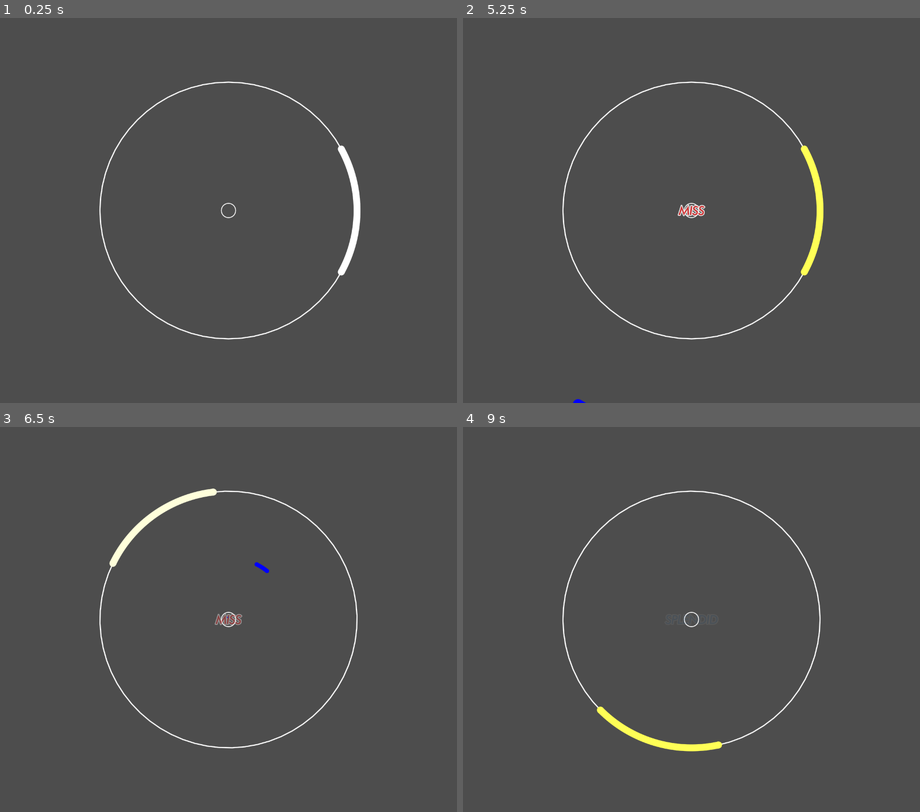
Above: before the commit, frames 1-4 (two rows, left to right).
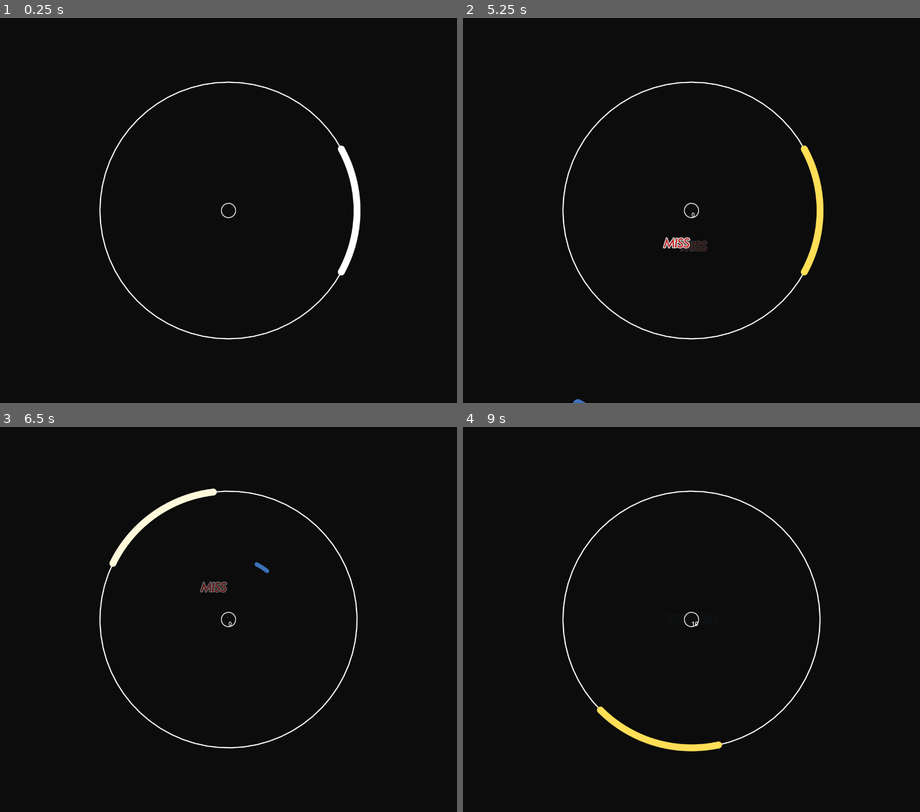
Above: after the commit, the same moments.

Repository: mougeee/marvelous-x
Game: Godot game, scene res://playing_scene.tscn
Two runs of this game, one before a commit and one after it. Both use one fixed random seed, a clock stepped at 60 frames per second and the inputs below. The project has no main scene, so this scene is started directly. Sound files missing from this copy of the repository are replaced by a short silence.
Inputs (mouse positions are in pixels of both pictures, inside the frame that each line leads up to):
- Up to frame 1 (0.25 s): no input
- Up to frame 2 (5.25 s): tap Enter at 0.5 s; move the mouse to (792, 191) at 0.52 s; hold D (RightPress) 0.53-1.28 s; tap Space (CriticalPress) every 0.75 s from 0.6 to 5.1 s; move the mouse to (600, 229) at 1.27 s; hold S (LeftPress) 1.28-2.03 s; move the mouse to (737, 125) at 2.02 s; hold D (RightPress) 2.03-3.53 s; move the mouse to (668, 287) at 2.77 s; move the mouse to (828, 268) at 3.52 s; hold S (LeftPress) from 3.53 s (still down); move the mouse to (554, 152) at 4.27 s; move the mouse to (714, 210) at 5.02 s
- Up to frame 3 (6.5 s): move the mouse to (159, 523) at 5.77 s; release S (LeftPress) at 5.78 s; hold D (RightPress) from 5.78 s (still down); tap Space (CriticalPress) at 5.85 s
- Up to frame 4 (9 s): move the mouse to (792, 600) at 6.52 s; tap Space (CriticalPress) every 0.75 s from 6.6 to 8.85 s; move the mouse to (600, 638) at 7.27 s; move the mouse to (737, 534) at 8.02 s; release D (RightPress) at 8.03 s; hold S (LeftPress) from 8.03 s (still down); move the mouse to (668, 696) at 8.77 s

The runs differ from the first frame. In frame 1, 99% of the frame differs, in the area x 0-100%, y 0-100%; in frame 2, 100%; in frame 3, 99%; in frame 4, 100%.

Commit message:
change color theme

Diff:
--- a/approach_note.gd
+++ b/approach_note.gd
@@ -1,7 +1,7 @@
 extends Node2D
 
 const Keys = preload("res://globals.gd").Keys
-const color_map = preload("res://globals.gd").color_map
+const key_info = preload("res://globals.gd").key_info
 const Judgements = preload("res://globals.gd").Judgements
 const judgement_info = preload("res://globals.gd").judgement_info
 
@@ -64,11 +64,11 @@
 			processed = true
 			for i in range(judgement_info.size() - 1):
 				if abs(dt) <= judgement_info[i][2]:
-					pressed.emit(i)
+					pressed.emit(i, rotation, key == Keys.CRITICAL)
 					break
 			queue_free()
 		elif dt > judgement_info[Judgements.MISS][2]:
-			pressed.emit(Judgements.MISS)
+			pressed.emit(Judgements.MISS, rotation, key == Keys.CRITICAL)
 			processed = true
 
 	if dt > judgement_info[Judgements.MISS][2] and radius > (get_window().size/2).length() + width * 2:
@@ -77,7 +77,7 @@
 
 
 func _draw():
-	var color = color_map[key]
+	var color = key_info[key][0]
 
 	draw_arc(
 		Vector2.ZERO, radius,
--- a/globals.gd
+++ b/globals.gd
@@ -1,8 +1,9 @@
 enum Keys {LEFT, RIGHT, CRITICAL}
-const color_map = {
-	Keys.LEFT: Color.RED,
-	Keys.RIGHT: Color.BLUE,
-	Keys.CRITICAL: Color.YELLOW
+# [Color]
+const key_info = {
+	Keys.LEFT: [Color(188/255.0, 59/255.0, 59/255.0)],
+	Keys.RIGHT: [Color(60/255.0, 112/255.0, 186/255.0)],
+	Keys.CRITICAL: [Color(255/255.0, 206/255.0, 0.0)],
 }
 
 enum Judgements {MARVELOUS, SPLENDID, GREAT, OK, MISS}
--- a/judgement.gd
+++ b/judgement.gd
@@ -6,12 +6,15 @@
 
 # Called when the node enters the scene tree for the first time.
 func _ready() -> void:
-	transform = Transform2D(0.0, Vector2(0.5, 0.5), 0.0, Vector2(0.0, 0.0))
+	pass
 
 
 # Called every frame. 'delta' is the elapsed time since the previous frame.
 func _process(delta: float) -> void:
-	modulate.a = lerp(modulate.a, 0.0, 0.05)
+	modulate.a = lerp(modulate.a, -0.05, 0.05)
+
+	if modulate.a < 0.0:
+		queue_free()
 
 
 func set_judgement(judgement: Judgements) -> void:
--- /dev/null
+++ b/judgement.tscn
@@ -0,0 +1,7 @@
+[gd_scene load_steps=2 format=3 uid="uid://bjiihob7ntfeb"]
+
+[ext_resource type="Script" path="res://judgement.gd" id="1_l0cc0"]
+
+[node name="Judgement" type="Sprite2D"]
+scale = Vector2(0.5, 0.5)
+script = ExtResource("1_l0cc0")
--- a/note_frame.gd
+++ b/note_frame.gd
@@ -1,8 +1,11 @@
 extends Node2D
 
-var radius = 600
+var Keys = preload("res://globals.gd").Keys
+var key_info = preload("res://globals.gd").key_info
+
+var radius = 0
 var coverage = 1.0
-var width = 20
+var width = 0
 var cursor_color = Color.WHITE
 
 
@@ -31,11 +34,11 @@
 		pass
 
 	if Input.is_action_just_pressed("LeftPress"):
-		cursor_color = Color.RED
+		cursor_color = key_info[Keys.LEFT][0]
 	elif Input.is_action_just_pressed("RightPress"):
-		cursor_color = Color.BLUE
+		cursor_color = key_info[Keys.RIGHT][0]
 	elif Input.is_action_just_pressed("CriticalPress"):
-		cursor_color = Color.YELLOW
+		cursor_color = key_info[Keys.CRITICAL][0]
 
 	cursor_color.r = lerp(cursor_color.r, Color.WHITE.r, 0.05)
 	cursor_color.g = lerp(cursor_color.g, Color.WHITE.g, 0.05)
--- a/playing_scene.gd
+++ b/playing_scene.gd
@@ -4,6 +4,7 @@
 const judgement_info = preload("res://globals.gd").judgement_info
 
 var ApproachNote = preload("res://approach_note.tscn")
+var Judgement = preload("res://judgement.tscn")
 var time_begin
 var offset = 0.090
 
@@ -111,7 +112,7 @@
 var miss_count = 0
 
 
-func _on_approach_note_pressed(judgement: Judgements):
+func _on_approach_note_pressed(judgement: Judgements, angle: float, is_critical: bool) -> void:
 	var j_info = judgement_info[judgement]
 
 	if j_info[0] == Judgements.MARVELOUS:
@@ -125,12 +126,18 @@
 	if j_info[0] == Judgements.MISS:
 		miss_count += 1
 
-	$Judgement.set_judgement(j_info[0])
+	var judgement_node = Judgement.instantiate()
+	judgement_node.set_judgement(j_info[0])
+	if not is_critical:
+		judgement_node.position = Vector2.RIGHT.rotated(angle) * 100.0
+	add_child(judgement_node)
 
-	#var accuracy = (float) (
-		#marvelous_count * judgement_info[Judgements.MARVELOUS][3]
-		#+ splendid_count * judgement_info[Judgements.SPLENDID][3]
-		#+ great_count * judgement_info[Judgements.GREAT][3]
-		#+ ok_count * judgement_info[Judgements.OK][3]
-		#+ miss_count * judgement_info[Judgements.MISS][3]
-	#) / (marvelous_count + splendid_count + great_count + ok_count + miss_count)
+	var accuracy = (float) (
+		marvelous_count * judgement_info[Judgements.MARVELOUS][3]
+		+ splendid_count * judgement_info[Judgements.SPLENDID][3]
+		+ great_count * judgement_info[Judgements.GREAT][3]
+		+ ok_count * judgement_info[Judgements.OK][3]
+		+ miss_count * judgement_info[Judgements.MISS][3]
+	) / (marvelous_count + splendid_count + great_count + ok_count + miss_count)
+
+	$Accuracy.text = str(accuracy)
--- a/playing_scene.tscn
+++ b/playing_scene.tscn
@@ -1,9 +1,8 @@
-[gd_scene load_steps=5 format=3 uid="uid://dvcdkjhhm24wr"]
+[gd_scene load_steps=4 format=3 uid="uid://dvcdkjhhm24wr"]
 
 [ext_resource type="PackedScene" uid="uid://b3ygu6pkadmsm" path="res://note_frame.tscn" id="1_2g1bc"]
 [ext_resource type="Script" path="res://playing_scene.gd" id="1_o3yjq"]
 [ext_resource type="AudioStream" uid="uid://bimqd7djxxy2l" path="res://20240902001.mp3" id="3_gwyby"]
-[ext_resource type="Script" path="res://judgement.gd" id="4_1lsa2"]
 
 [node name="PlayingScene" type="Node2D"]
 script = ExtResource("1_o3yjq")
@@ -13,5 +12,6 @@
 [node name="AudioStreamPlayer" type="AudioStreamPlayer" parent="."]
 stream = ExtResource("3_gwyby")
 
-[node name="Judgement" type="Sprite2D" parent="."]
-script = ExtResource("4_1lsa2")
+[node name="Accuracy" type="Label" parent="."]
+offset_right = 40.0
+offset_bottom = 23.0
--- a/project.godot
+++ b/project.godot
@@ -36,3 +36,7 @@
 "events": [Object(InputEventKey,"resource_local_to_scene":false,"resource_name":"","device":-1,"window_id":0,"alt_press …(191 unchanged characters)…
 ]
 }
+
+[rendering]
+
+environment/defaults/default_clear_color=Color(0.0470588, 0.0470588, 0.0470588, 1)
